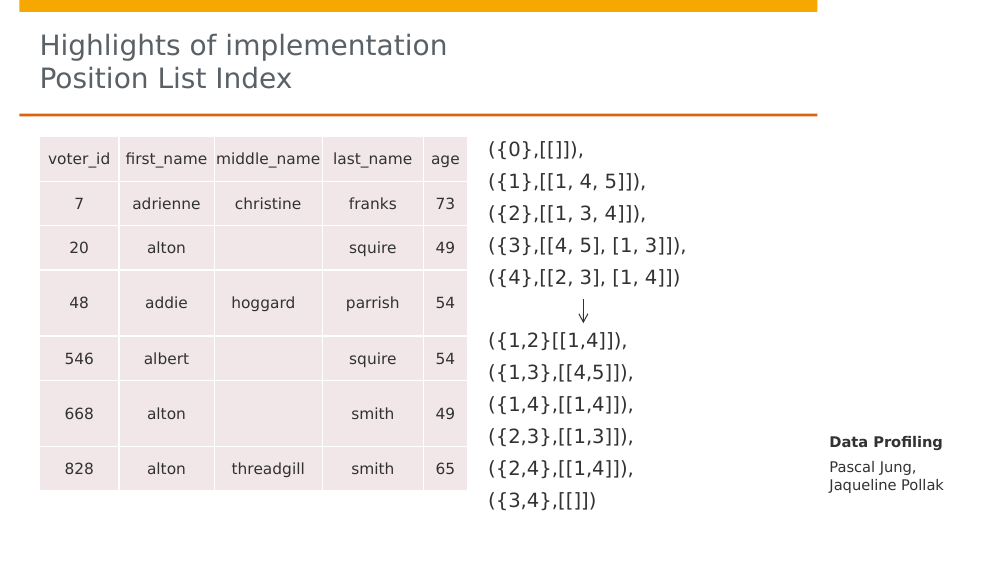
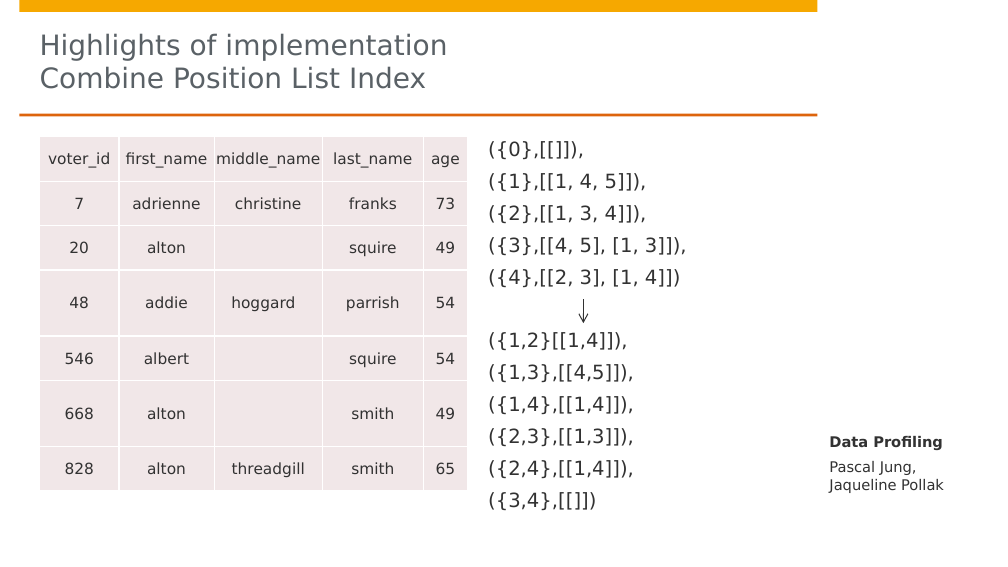
Before and after one commit to DBDA15/data-profiling, a slide deck: slide 20 of presentation.pptx (slide 19 before the commit). Drawn at 1008x567 pixels with LibreOffice and Linux fonts; fonts in the diff are those of the drawing; background and template pictures are left out. Boxes give left, top, right and bottom in pixels: in the first picture for what was removed or moved away, otherwise in the second. Text is boxed around its words. In the diff, an @@ line names an element or a change of style, - is before the commit and + after.

```diff
--- a/presentation.pptx
+++ b/presentation.pptx
@@ title at box(40, 33, 447, 89): text changed @@
-Highlights of implementation
-Position List Index
+Highlights of implementation
+Combine Position List Index
```
Also in this commit, not shown: 10 other slides changed, 4 slides added, 2 slides removed.
